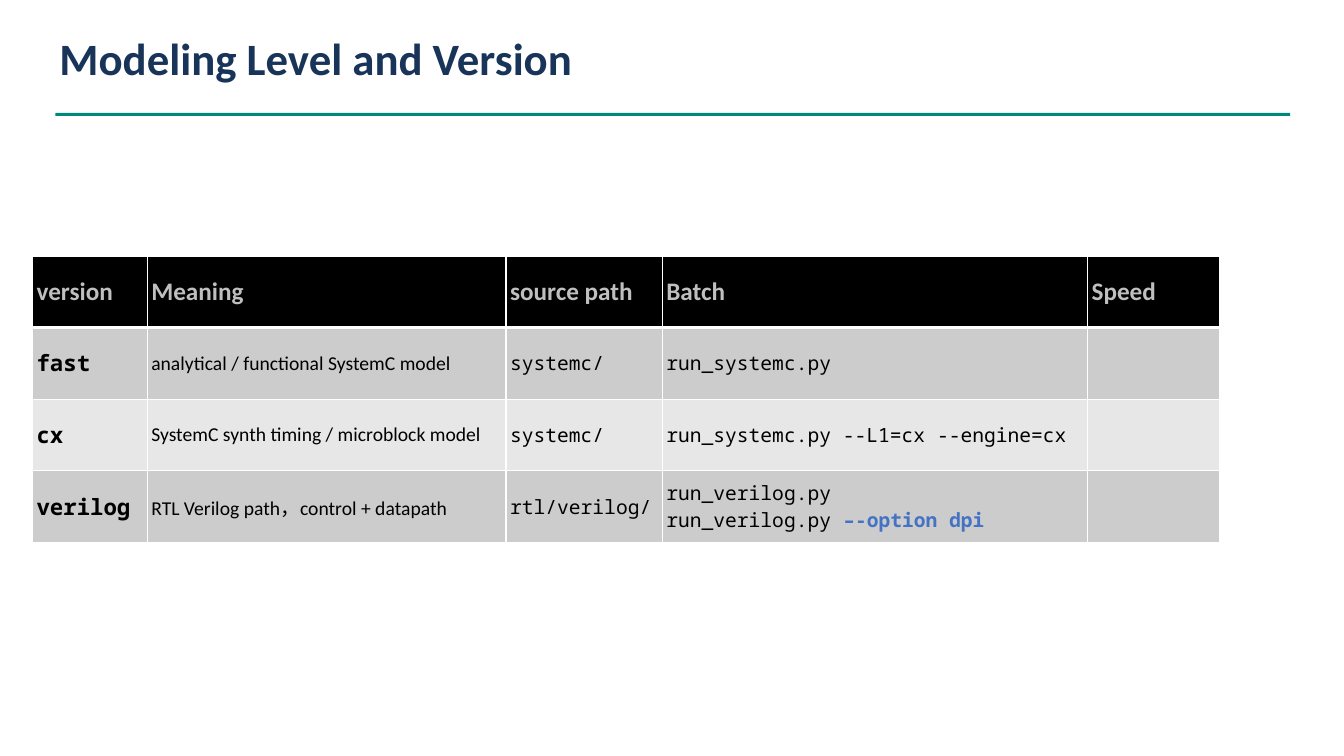
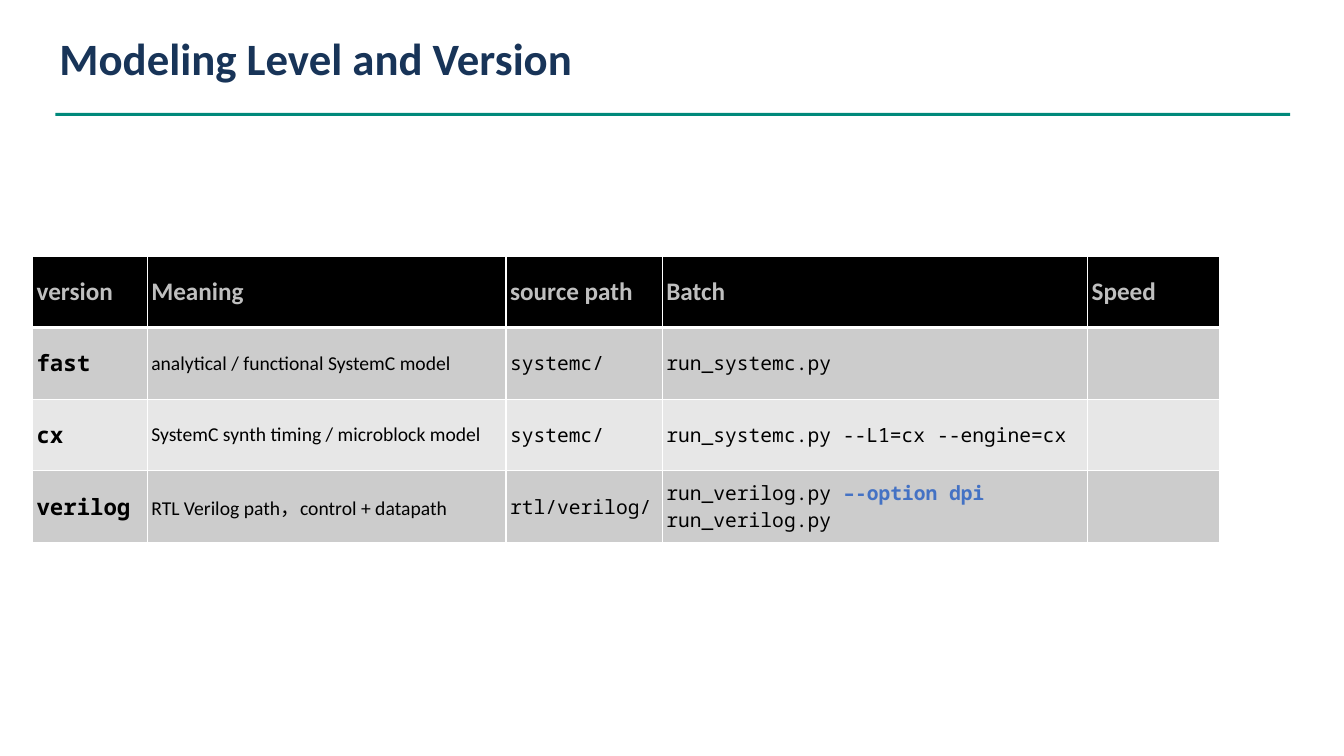
Before and after one commit to cclwylin/mdla7, a slide deck: slide 10 of reports/uArcSim Implementation by AI.pptx (slide 14 before the commit). Drawn at 1344x756 pixels with LibreOffice and Linux fonts; fonts in the diff are those of the drawing. Boxes give left, top, right and bottom in pixels: in the first picture for what was removed or moved away, otherwise in the second. Text is boxed around its words. In the diff, an @@ line names an element or a change of style, - is before the commit and + after.

```diff
--- a/reports/uArcSim Implementation by AI.pptx
+++ b/reports/uArcSim Implementation by AI.pptx
@@ table at [32,256,1220,542] @@
-row 4, column 4: run_verilog.py / run_verilog.py –-option dpi
+row 4, column 4: run_verilog.py –-option dpi / run_verilog.py
```
Also in this commit, not shown: 8 other slides changed, 1 slide added, 2 slides removed, 2 other files.
